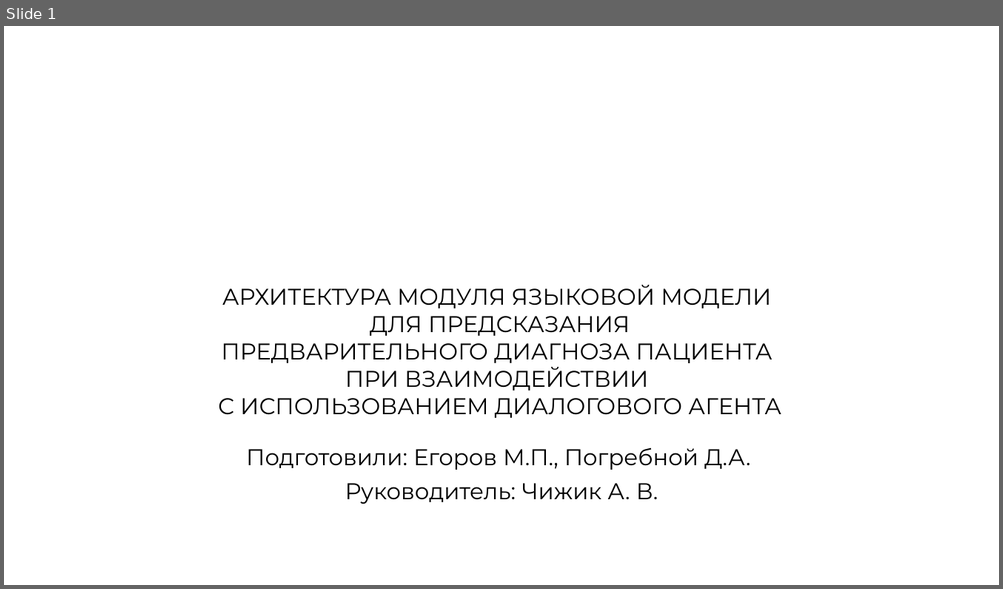
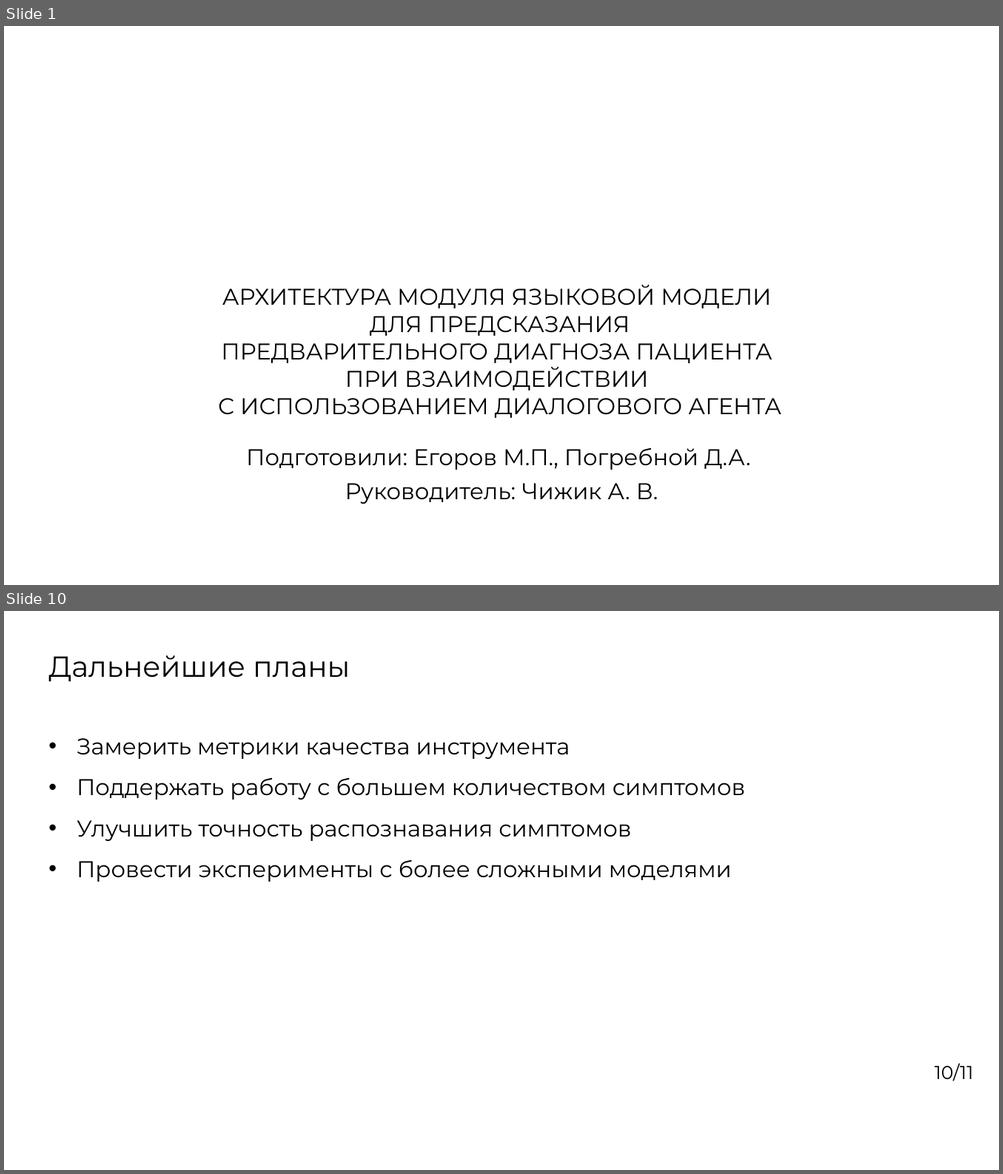
Before and after one commit to NIRMA-PATIENT-INTAKE/disease, a slide deck: presentation materials/КМУ/Егоров М.П, ПогребнойД.А. АРХАРХИТЕКТУРА МОДУЛЯ ЯЗЫКОВОЙ МОДЕЛИ ДЛЯ ПРЕДСКАЗАНИЯ.pptx. Shown one above the other, each under a label of ours: slide 1 before the commit, slides 1 and 10 after it; the slides between them are not shown. The pictures are 1003x589 and 1003x1174 pixels, drawn with LibreOffice and Linux fonts; fonts in the diff are those of the drawing; background and template pictures are left out. Boxes give left, top, right and bottom in pixels: in the first picture for what was removed or moved away, otherwise in the second. Text is boxed around its words. In the diff, an @@ line names an element or a change of style, - is before the commit and + after.

```diff
--- a/presentation materials/КМУ/Егоров М.П, ПогребнойД.А. АРХАРХИТЕКТУРА МОДУЛЯ ЯЗЫКОВОЙ МОДЕЛИ ДЛЯ ПРЕДСКАЗАНИЯ.pptx
+++ b/presentation materials/КМУ/Егоров М.П, ПогребнойД.А. АРХАРХИТЕКТУРА МОДУЛЯ ЯЗЫКОВОЙ МОДЕЛИ ДЛЯ ПРЕДСКАЗАНИЯ.pptx
@@ slide 10 added at [4, 611, 999, 1170], background picture (left out) @@
@@ text added at [48, 655, 350, 681], 28 pt, text #000000 @@
+Дальнейшие планы
@@ text added at [77, 738, 745, 882], 22 pt, text #000000 @@
+• Замерить метрики качества инструмента
+• Поддержать работу с большем количеством симптомов
+• Улучшить точность распознавания симптомов
+• Провести эксперименты с более сложными моделями
@@ text added at [934, 1063, 973, 1082], 18 pt, text #000000 @@
+10/11
```
Also in this commit, not shown: 7 slides changed, 1 other slide added, 2 other files.
